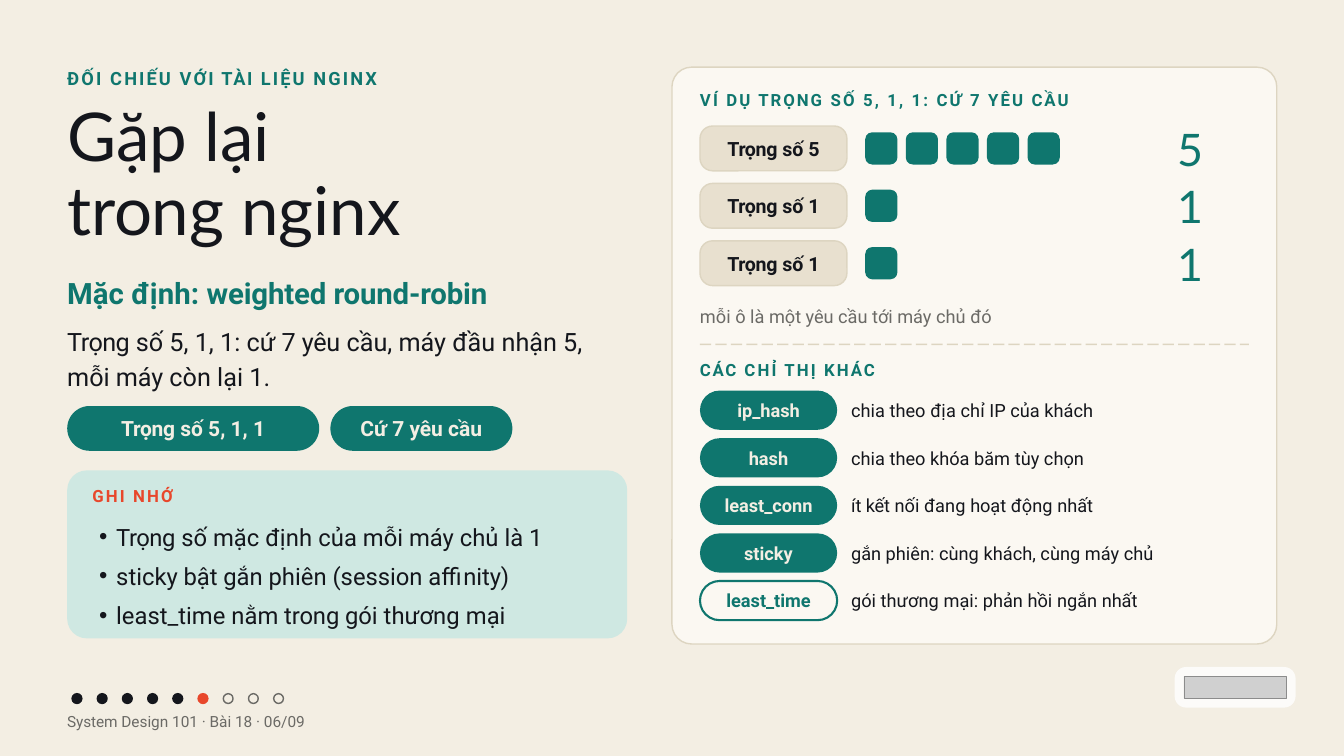
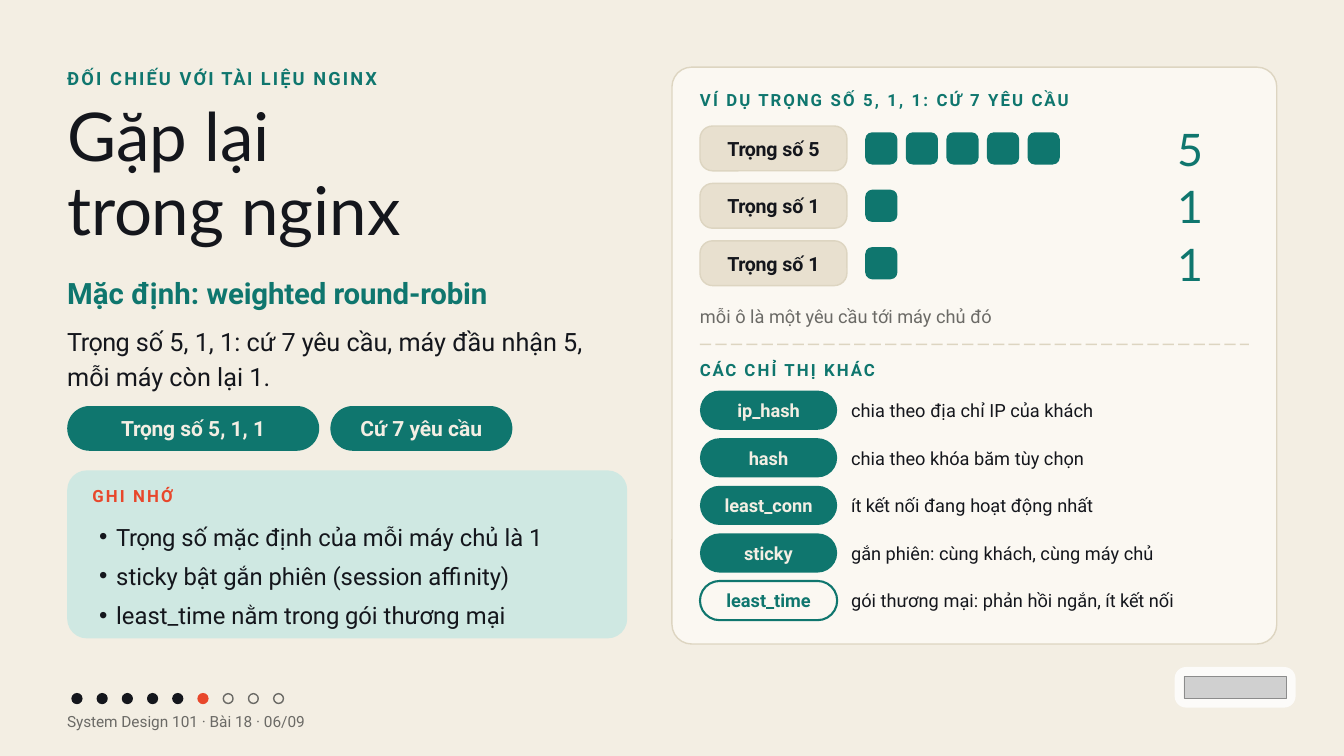
Before and after one commit to vohoailinh90/tool-marketing-studio, a slide deck: slide 6 of system-design-101/vi/lessons/sd-10-018/slides/sd-10-018.pptx. Drawn at 1344x756 pixels with LibreOffice and Linux fonts; fonts in the diff are those of the drawing; grey boxes stand for pictures. Boxes give left, top, right and bottom in pixels: in the first picture for what was removed or moved away, otherwise in the second. Text is boxed around its words. In the diff, an @@ line names an element or a change of style, - is before the commit and + after.

```diff
--- a/system-design-101/vi/lessons/sd-10-018/slides/sd-10-018.pptx
+++ b/system-design-101/vi/lessons/sd-10-018/slides/sd-10-018.pptx
@@ text at (851,592,1174,611): text changed @@
-gói thương mại: phản hồi ngắn nhất
+gói thương mại: phản hồi ngắn, ít kết nối
```
Also in this commit, not shown: 4 other files.
